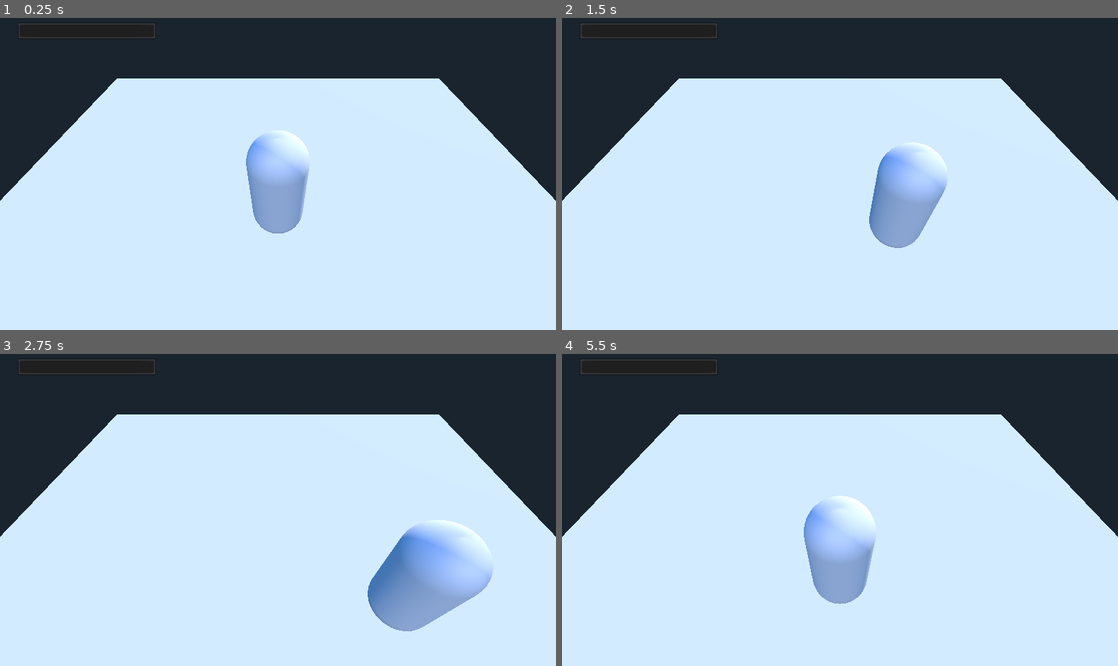
Above: before the commit, frames 1-4 (two rows, left to right).
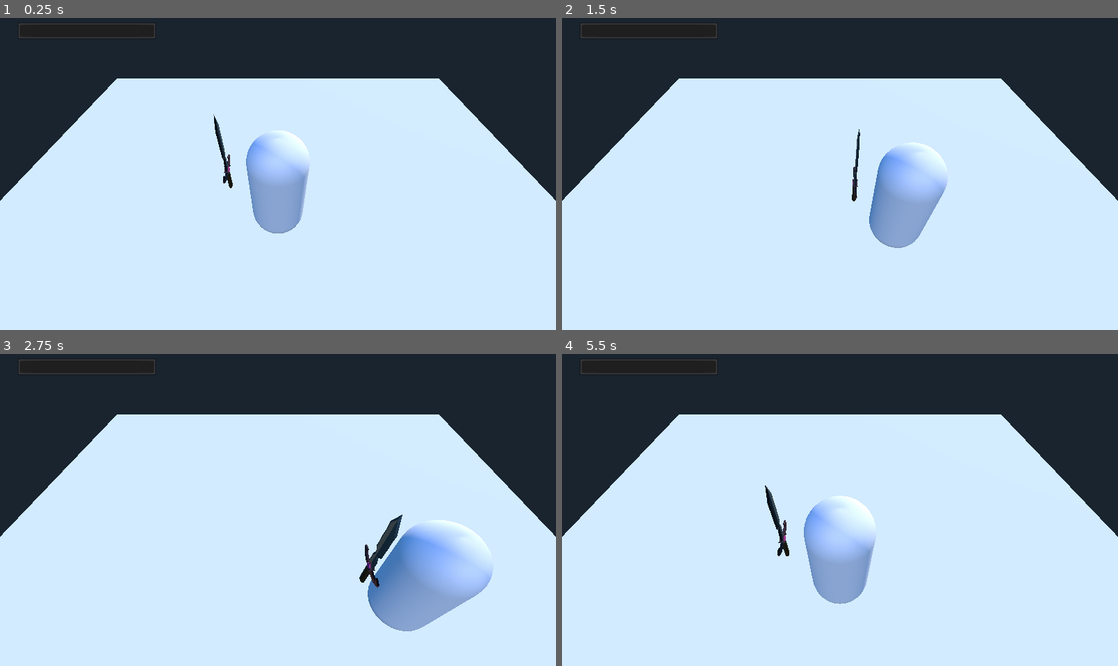
Above: after the commit, the same moments.

Repository: RokaRoka/altered-state-system
Game: Godot game, scene res://TestWorld.tscn
The game is run twice, just before and just after one commit, with the same random seed, the same clock (stepped at 60 frames per second) and the same inputs.
Inputs:
- Up to frame 1 (0.25 s): no input
- Up to frame 2 (1.5 s): tap Enter at 0.5 s; hold D (player_right) 0.53-1.28 s; tap Space (player_attack) at 0.6, 1.35 s; hold S (player_down) from 1.28 s (still down)
- Up to frame 3 (2.75 s): release S (player_down) at 2.03 s; hold D (player_right) from 2.03 s (still down); tap Space (player_attack) at 2.1 s
- Up to frame 4 (5.5 s): release D (player_right) at 2.78 s; hold W (player_up) 2.78-3.53 s; tap Space (player_attack) every 0.75 s from 2.85 to 5.1 s; hold A (player_left) 3.53-5.03 s; hold S (player_down) from 5.03 s (still down)

The runs differ from the first frame. In frame 1, 0.2% of the frame differs, in the area x 38-42%, y 30-55%; in frame 2, 0.1%; in frame 3, 0.5%, in the area x 64-73%, y 51-75%; in frame 4, 0.3%.
Error after the commit: Parse Error: The identifier "IDLE" isn't declared in the current scope. (res://Player/Sword/Sword.gd:20)

Commit message:
Adjusted import for environments and set up player attack

Diff:
--- a/FireSword/Player/Player.gd
+++ b/FireSword/Player/Player.gd
@@ -11,15 +11,27 @@
 var buffered_velocity = Vector3()
 var input_direction = Vector3()
 
+var buffered_attack = 0
+const ATTACK_BUFFER = 6 + 1 #1 is added since the frame you press the input, 1 gets eaten
+
+#weapon related
+#current weapon is the child of "weapon" node
+onready var currentWeapon = get_node( "Weapon" ).get_child(0)
+
 func _ready():
 	pass
 
 func _physics_process(delta):
 	input_direction = Vector3()
 	bufferMovement()
+	bufferAttack()
+
 	playerMovement(delta)
+	if buffered_attack > 0:
+		playerAttack()
 	#applyGravity()
 
+# INPUT RELATED #
 
 func bufferMovement():
 	if Input.is_action_pressed( "player_up" ):
@@ -31,9 +43,21 @@
 	if Input.is_action_pressed( "player_down" ):
 		input_direction += ( dir.forward * -1)
 
+func bufferAttack():
+	if Input.is_action_just_pressed( "player_attack" ):
+		buffered_attack = ATTACK_BUFFER
+
+# FUNCTIONAL RELATED #
+
 func playerMovement(delta):
 	if input_direction.length_squared() > 0:
 		move_and_slide( input_direction * player_spd * delta)
+
+func playerAttack():
+	if currentWeapon.tryAttack():
+		buffered_attack = 0
+	else:
+		buffered_attack -= 1
 
 func applyGravity():
 	var coll = move_and_collide( GRAVITY )
--- /dev/null
+++ b/FireSword/Player/Player.tscn
@@ -0,0 +1,68 @@
+[gd_scene load_steps=5 format=2]
+
+[ext_resource path="res://Player/Player.gd" type="Script" id=1]
+[ext_resource path="res://Player/Sword/Sword.tscn" type="PackedScene" id=2]
+
+[sub_resource type="CapsuleMesh" id=1]
+
+resource_local_to_scene = true
+radius = 0.75
+mid_height = 2.0
+radial_segments = 64
+rings = 8
+_sections_unfolded = [ "Resource" ]
+
+[sub_resource type="CapsuleShape" id=2]
+
+radius = 0.75
+height = 2.0
+_sections_unfolded = [ "Resource" ]
+
+[node name="Player" type="KinematicBody" index="0"]
+
+transform = Transform( 1, 0, 0, 0, 1, 0, 0, 0, 1, 0, 2, 0 )
+input_ray_pickable = true
+input_capture_on_drag = false
+collision_layer = 1
+collision_mask = 1
+axis_lock_linear_x = false
+axis_lock_linear_y = false
+axis_lock_linear_z = false
+axis_lock_angular_x = false
+axis_lock_angular_y = false
+axis_lock_angular_z = false
+collision/safe_margin = 0.001
+script = ExtResource( 1 )
+_sections_unfolded = [ "Transform" ]
+player_spd = 128
+
+[node name="PlayerBodyMesh" type="MeshInstance" parent="." index="0"]
+
+transform = Transform( 1, 0, 0, 0, -4.37114e-08, 1, 0, -1, -4.37114e-08, 0, 0, 0 )
+layers = 1
+material_override = null
+cast_shadow = 1
+extra_cull_margin = 0.0
+use_in_baked_light = false
+lod_min_distance = 0.0
+lod_min_hysteresis = 0.0
+lod_max_distance = 0.0
+lod_max_hysteresis = 0.0
+mesh = SubResource( 1 )
+skeleton = NodePath("..")
+material/0 = null
+_sections_unfolded = [ "Transform" ]
+
+[node name="CollisionShape" type="CollisionShape" parent="." index="1"]
+
+transform = Transform( 1, 0, 0, 0, -4.37114e-08, 1, 0, -1, -4.37114e-08, 0, 0, 0 )
+shape = SubResource( 2 )
+disabled = false
+_sections_unfolded = [ "Transform" ]
+
+[node name="Weapon" type="Spatial" parent="." index="2"]
+
+transform = Transform( 1, 0, 0, 0, 1, 0, 0, 0, 1, 1.25, 0, 0 )
+_sections_unfolded = [ "Transform" ]
+
+[node name="Sword" parent="Weapon" index="0" instance=ExtResource( 2 )]
--- a/FireSword/Player/Sword/Sword.gd
+++ b/FireSword/Player/Sword/Sword.gd
@@ -5,26 +5,33 @@
 	ATTACK
 }
 
-const SWORD_STATE_STRINGS = [
+const ANIM_STATES = [
 	"Idle",
 	"Swing"
 ]
 
 #state data
-var currentSwordState
+var currentAnimState
 
 #animations
 onready var animPlayer = get_node("AnimationPlayer")
 
 func _ready():
-	currentSwordState = IDLE
-	animPlayer.play( SWORD_STATE_STRINGS[currentSwordState] )
+	switchAnimState( IDLE )
 
-func _physics_process(delta):
-	#if Input.is_action_just_pressed(
-	if Input.is_key_pressed( KEY_SPACE ):
-		switchState( ATTACK )
+func switchAnimState( newState ):
+	currentAnimState = ANIM_STATES[newState]
+	animPlayer.play( ANIM_STATES[newState] )
 
-func switchState( newState ):
-	currentSwordState = newState
-	animPlayer.play( SWORD_STATE_STRINGS[newState] )
+func tryAttack():
+	if currentAnimState == ANIM_STATES[ATTACK]:
+		return false
+	else:
+		switchAnimState( ATTACK )
+		return true
+
+
+func _on_AnimationPlayer_animation_finished(anim_name):
+	match anim_name:
+		"Swing":
+			switchAnimState( IDLE )
--- a/FireSword/Player/Sword/Sword.tscn
+++ b/FireSword/Player/Sword/Sword.tscn
@@ -16,9 +16,8 @@
 
 extents = Vector3( 0.5, 1, 0.5 )
 
-[node name="Sword" type="Spatial" index="0"]
+[node name="Sword" type="Spatial"]
 
-transform = Transform( 1, 0, 0, 0, 1, 0, 0, 0, 1, 0, 0, 0 )
 script = ExtResource( 1 )
 _sections_unfolded = [ "Transform" ]
 
@@ -60,7 +59,6 @@
 
 [node name="SwordHitbox" type="Area" parent="." index="2"]
 
-editor/display_folded = true
 transform = Transform( 1, 0, 0, 0, 1, 0, 0, 0, 1, 0, 1.21874, 0 )
 input_ray_pickable = false
 input_capture_on_drag = false
@@ -101,3 +99,5 @@
 anims/Swing = ExtResource( 6 )
 blend_times = [  ]
 _sections_unfolded = [ "Playback Options" ]
+
+[connection signal="animation_finished" from="AnimationPlayer" to="." method="_on_AnimationPlayer_animation_finished"]
--- a/FireSword/TestWorld.tscn
+++ b/FireSword/TestWorld.tscn
@@ -1,33 +1,18 @@
-[gd_scene load_steps=6 format=2]
+[gd_scene load_steps=4 format=2]
 
-[ext_resource path="res://Player/Player.gd" type="Script" id=1]
+[ext_resource path="res://Player/Player.tscn" type="PackedScene" id=1]
 
-[sub_resource type="CapsuleMesh" id=1]
-
-resource_local_to_scene = true
-radius = 0.75
-mid_height = 2.0
-radial_segments = 64
-rings = 8
-_sections_unfolded = [ "Resource" ]
-
-[sub_resource type="CapsuleShape" id=2]
-
-radius = 0.75
-height = 2.0
-_sections_unfolded = [ "Resource" ]
-
-[sub_resource type="PlaneMesh" id=3]
+[sub_resource type="PlaneMesh" id=1]
 
 size = Vector2( 20, 20 )
 subdivide_width = 0
 subdivide_depth = 0
 
-[sub_resource type="PlaneShape" id=4]
+[sub_resource type="PlaneShape" id=2]
 
 plane = Plane( 0, 1, 0, 0 )
 
-[node name="World" type="Spatial" index="0"]
+[node name="World" type="Spatial"]
 
 [node name="UIControl" type="Control" parent="." index="0"]
 
@@ -90,47 +75,7 @@
 far = 100.0
 _sections_unfolded = [ "Transform" ]
 
-[node name="Player" type="KinematicBody" parent="." index="3"]
-
-transform = Transform( 1, 0, 0, 0, 1, 0, 0, 0, 1, 0, 2, 0 )
-input_ray_pickable = true
-input_capture_on_drag = false
-collision_layer = 1
-collision_mask = 1
-axis_lock_linear_x = false
-axis_lock_linear_y = false
-axis_lock_linear_z = false
-axis_lock_angular_x = false
-axis_lock_angular_y = false
-axis_lock_angular_z = false
-collision/safe_margin = 0.001
-script = ExtResource( 1 )
-_sections_unfolded = [ "Transform" ]
-player_spd = 128
-
-[node name="PlayerBodyMesh" type="MeshInstance" parent="Player" index="0"]
-
-transform = Transform( 1, 0, 0, 0, -4.37114e-08, 1, 0, -1, -4.37114e-08, 0, 0, 0 )
-layers = 1
-material_override = null
-cast_shadow = 1
-extra_cull_margin = 0.0
-use_in_baked_light = false
-lod_min_distance = 0.0
-lod_min_hysteresis = 0.0
-lod_max_distance = 0.0
-lod_max_hysteresis = 0.0
-mesh = SubResource( 1 )
-skeleton = NodePath("..")
-material/0 = null
-_sections_unfolded = [ "Transform" ]
-
-[node name="CollisionShape" type="CollisionShape" parent="Player" index="1"]
-
-transform = Transform( 1, 0, 0, 0, -4.37114e-08, 1, 0, -1, -4.37114e-08, 0, 0, 0 )
-shape = SubResource( 2 )
-disabled = false
-_sections_unfolded = [ "Transform" ]
+[node name="Player" parent="." index="3" instance=ExtResource( 1 )]
 
 [node name="DirectionalLight" type="DirectionalLight" parent="." index="4"]
 
Not shown, changed: FireSword/Environment/cave/scene.gltf.import
Not shown, changed: FireSword/Environment/sculptjanuary_2018__jan_18/scene.gltf.import
Not shown, changed: FireSword/Player/Sword/source/firesword.dae.import
Not shown: 2 places in FireSword/TestWorld.tscn that only renumber resources
